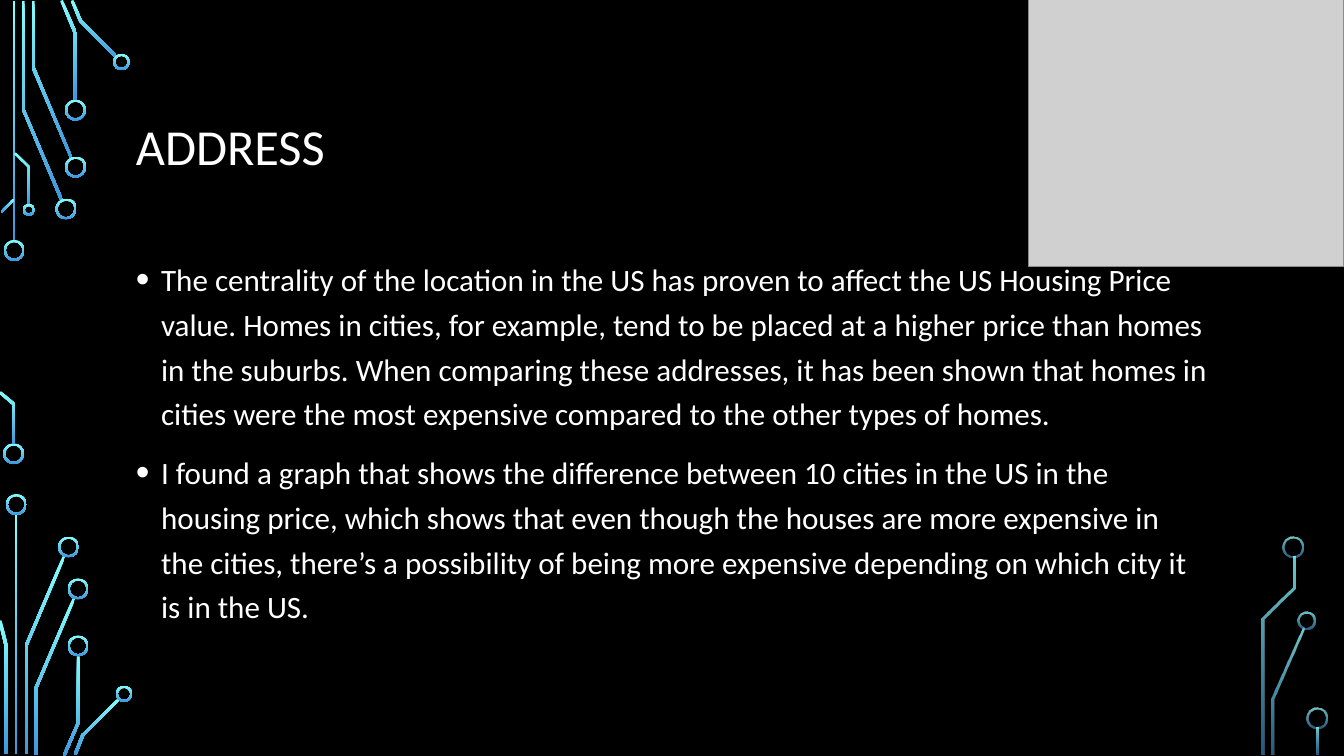
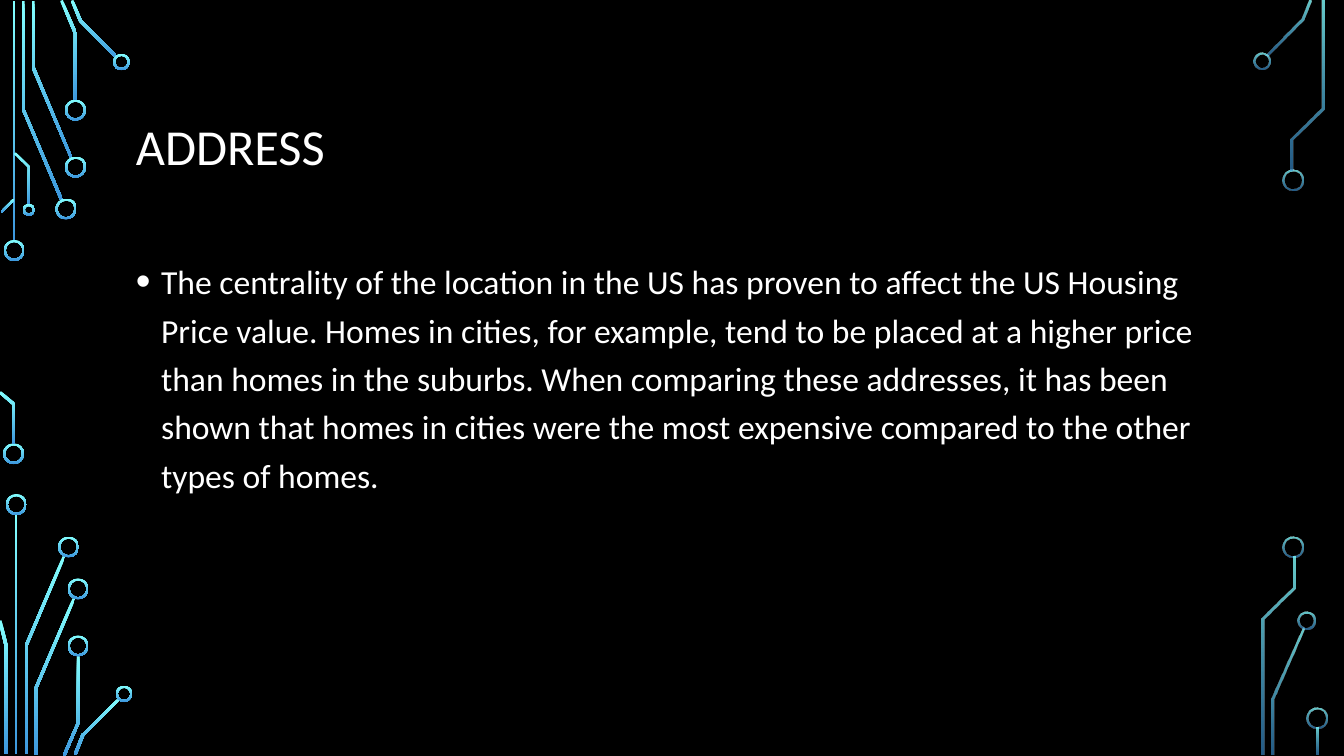
Before and after one commit to mgamerberg/Linear-Regression-USA-Housing-Price-Prediction, a slide deck: slide 12 of USA Housing Price Prediction.pptx (slide 10 before the commit). Drawn at 1344x756 pixels with LibreOffice and Linux fonts; fonts in the diff are those of the drawing; grey boxes stand for pictures; background and template pictures are left out. Boxes give left, top, right and bottom in pixels: in the first picture for what was removed or moved away, otherwise in the second. Text is boxed around its words. In the diff, an @@ line names an element or a change of style, - is before the commit and + after.

```diff
--- a/USA Housing Price Prediction.pptx
+++ b/USA Housing Price Prediction.pptx
@@ picture removed at (x1=1028, y1=0, x2=1344, y2=266) @@
@@ freeform shape added at (x1=1292, y1=1, x2=1325, y2=171), fill gradient #82FFFF to #3D97DE @@
@@ freeform shape added at (x1=1253, y1=52, x2=1270, y2=70), fill gradient #82FFFF to #3D97DE @@
@@ freeform shape added at (x1=1282, y1=169, x2=1304, y2=191), fill gradient #82FFFF to #3D97DE @@
@@ text "The centrality of the location ..." at (x1=161, y1=270, x2=1193, y2=494): size 22.2 to 24 pt @@
@@ text at (x1=161, y1=462, x2=1186, y2=619): paragraph removed @@
-• I found a graph that shows the difference between 10 cities in the US in the housing price, which shows that even though the houses are more expensive in the cities, there’s a possibility of being more expensive depending on which city it is in the US.
```
Also in this commit, not shown: 2 other slides changed, 2 slides added.
